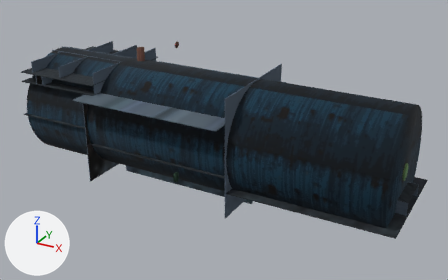
Two versions of the glTF model level.glb, one commit apart.
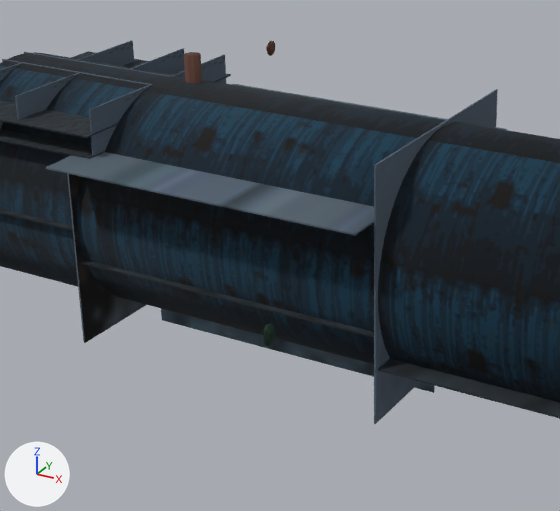
There are two pictures of each version: one whole from a 50 mm camera at (73.2, -126.4, 60.8) aimed at (3.1, 1.1, -2.9), one close up on the part from 11% to 69% of the width and 8% to 93% of the height. The axes (+X, +Y, +Z) are drawn at lower left. The lights are the same throughout. Where no turn or scale is listed for an object, it has been applied to the vertices.

In view in the first close-up: 'Floor.001', 'Floor.002', 'Floor.003', 'Floor.004', 'Netting', 'SubBody', 'Wall', 'Wall.009', 'Wall.010', 'Wall.011', 'Wall.012', 'Wall.016'.
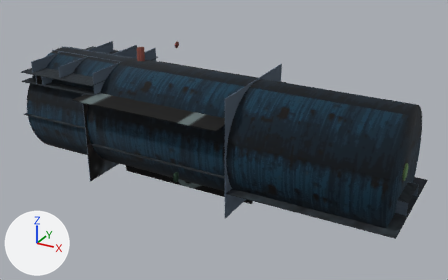
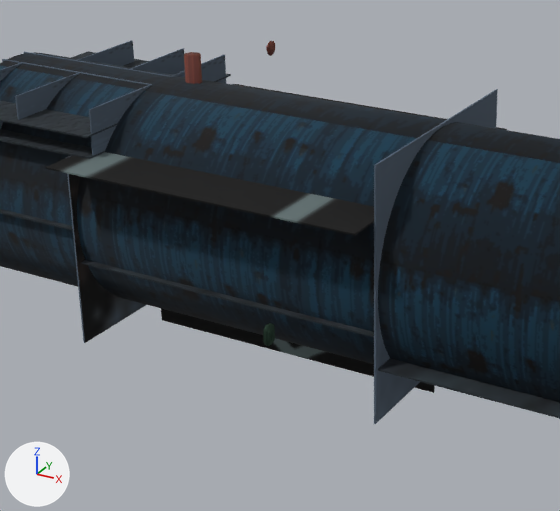
Where the change shows, as pixel boxes (x1, y1, x2, y2) in the close-ups (560 x 511 px):
'Netting', surface changed (blue to black)
    both: (46, 84, 507, 393)

Diff of the bpy script that builds the scene:
```diff
--- a/level.glb.py
+++ b/level.glb.py
@@ img_level_chain @@
+img_level_chain = load_image('level_chain', '_unpacked/level_chain', 128, 128, 'sRGB')
@@ mat_meshing @@
 n1 = _N.new('ShaderNodeOutputMaterial'); n1.name = 'Material Output'
-n2 = _N.new('ShaderNodeMix'); n2.name = 'Mix'
-n2.data_type = 'RGBA'
-n2.blend_type = 'MULTIPLY'
-n2.inputs[0].default_value = 1.0  # 'Factor'
-n2.inputs[7].default_value = (0.487, 0.702, 1.0, 1.0)  # 'B', blue #b9daff
 n3 = _N.new('ShaderNodeTexImage'); n3.name = 'Image Texture'
-n3.image = img_albedo002
+n3.image = img_level_chain
 n4 = _N.new('ShaderNodeMapping'); n4.name = 'Mapping'
-n4.inputs[3].default_value = (0.4, 0.4, 1.0)  # 'Scale'
+n4.inputs[3].default_value = (3.0, 3.0, 1.0)  # 'Scale'
 n5 = _N.new('ShaderNodeUVMap'); n5.name = 'UV Map'
@@ mat_meshing @@
 n0 = _N.new('ShaderNodeBsdfPrincipled'); n0.name = 'Principled BSDF'
 _L.new(n0.outputs[0], n1.inputs[0])  # 'BSDF' to 'Surface'
-_L.new(n2.outputs[2], n0.inputs[0])  # 'Result' to 'Base Color'
-_L.new(n3.outputs[0], n2.inputs[6])  # 'Color' to 'A'
 _L.new(n4.outputs[0], n3.inputs[0])  # 'Vector' to 'Vector'
 _L.new(n5.outputs[0], n4.inputs[0])  # 'UV' to 'Vector'
+_L.new(n3.outputs[0], n0.inputs[0])  # 'Color' to 'Base Color'
```
